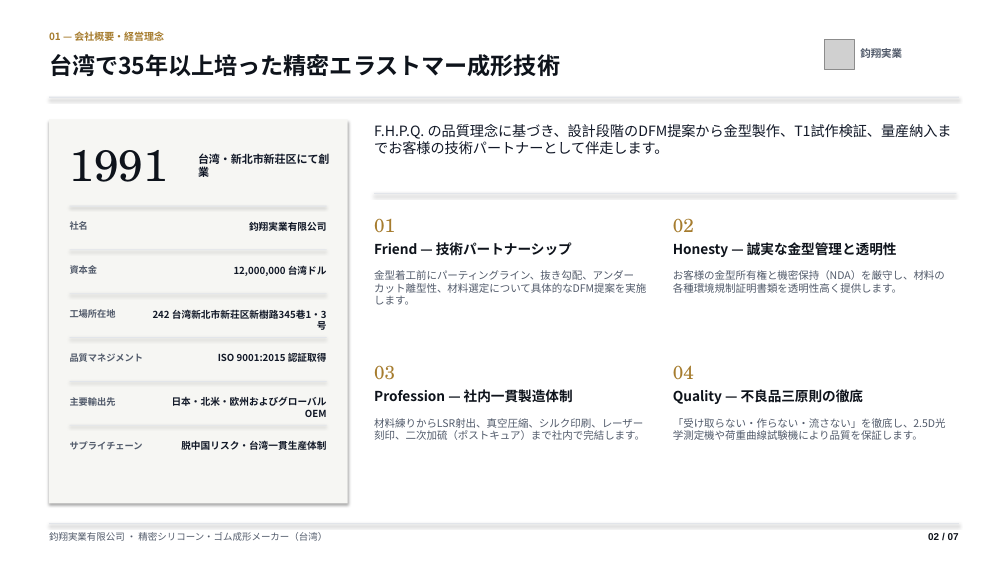
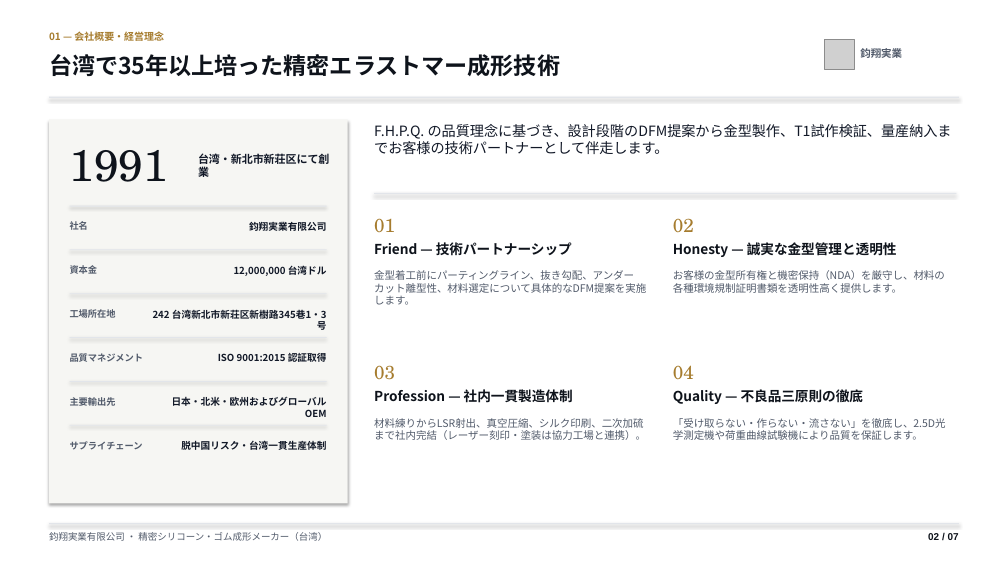
Before and after one commit to Andy-Hsu0127/jun-hsiang-web, a slide deck: slide 2 of pdf/ja/Jun-Hsiang-Enterprise-Company-Profile-JA.pptx. Drawn at 1008x567 pixels with LibreOffice and Linux fonts; fonts in the diff are those of the drawing; grey boxes stand for pictures. Boxes give left, top, right and bottom in pixels: in the first picture for what was removed or moved away, otherwise in the second. Text is boxed around its words. In the diff, an @@ line names an element or a change of style, - is before the commit and + after.

```diff
--- a/pdf/ja/Jun-Hsiang-Enterprise-Company-Profile-JA.pptx
+++ b/pdf/ja/Jun-Hsiang-Enterprise-Company-Profile-JA.pptx
@@ text at [374, 418, 646, 440]: text changed @@
-材料練りからLSR射出、真空圧縮、シルク印刷、レーザー刻印、二次加硫（ポストキュア）まで社内で完結します。
+材料練りからLSR射出、真空圧縮、シルク印刷、二次加硫まで社内完結（レーザー刻印・塗装は協力工場と連携）。
```
Also in this commit, not shown: 2 other slides changed, 7 other files.
